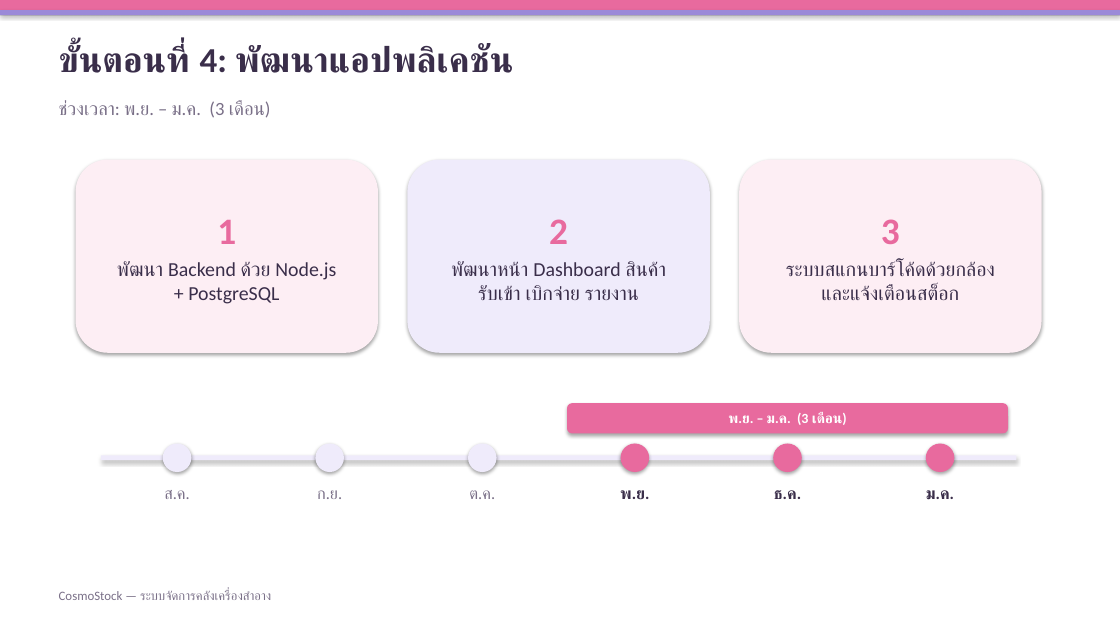
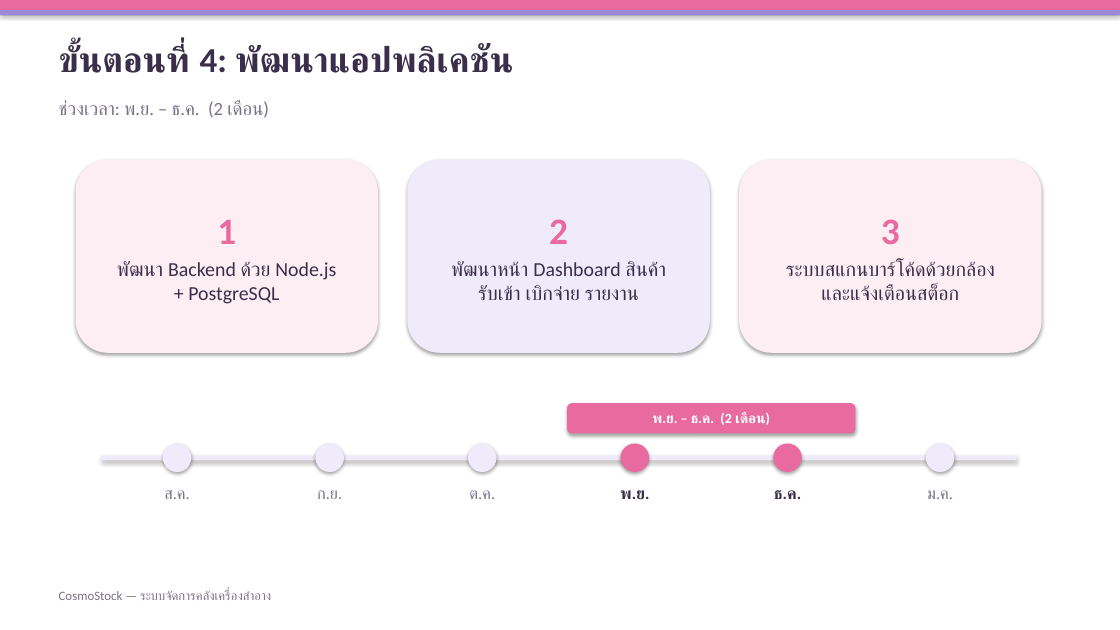
Before and after one commit to chakkrit4456/Cosmo-stock, a slide deck: slide 4 of doc/CosmoStock-ขั้นตอนการดำเนินงาน.pptx. Drawn at 1120x630 pixels with LibreOffice and Linux fonts; fonts in the diff are those of the drawing. Boxes give left, top, right and bottom in pixels: in the first picture for what was removed or moved away, otherwise in the second. Text is boxed around its words. In the diff, an @@ line names an element or a change of style, - is before the commit and + after.

```diff
--- a/doc/CosmoStock-ขั้นตอนการดำเนินงาน.pptx
+++ b/doc/CosmoStock-ขั้นตอนการดำเนินงาน.pptx
@@ text at (59, 100, 269, 117): text changed @@
-ช่วงเวลา: พ.ย. – ม.ค. (3 เดือน)
+ช่วงเวลา: พ.ย. – ธ.ค. (2 เดือน)
@@ rounded rectangle "พ.ย. – ธ.ค. (2 เดือน)": place and size @@
-rounded rectangle "พ.ย. – ธ.ค. (2 เดือน)" at (567, 403, 1008, 434)
+rounded rectangle "พ.ย. – ธ.ค. (2 เดือน)" at (567, 403, 855, 434)
@@ text in rounded rectangle at (652, 412, 770, 425): text changed @@
-พ.ย. – ม.ค. (3 เดือน)
+พ.ย. – ธ.ค. (2 เดือน)
@@ ellipse at (926, 444, 954, 472): fill #E86A9E to #EFEBFB @@
@@ text "ม.ค." at (927, 490, 953, 499): text colour #3A2E4A to #7A7088, bold off @@
```
Also in this commit, not shown: 2 other slides changed.
